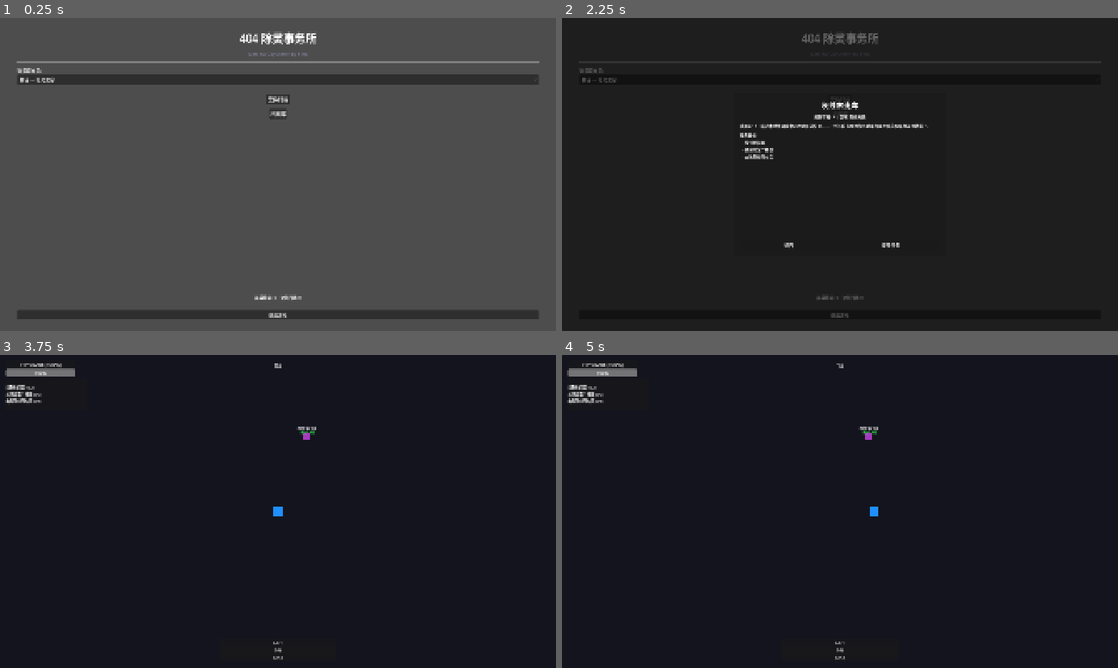
Above: before the commit, frames 1-4 (two rows, left to right).
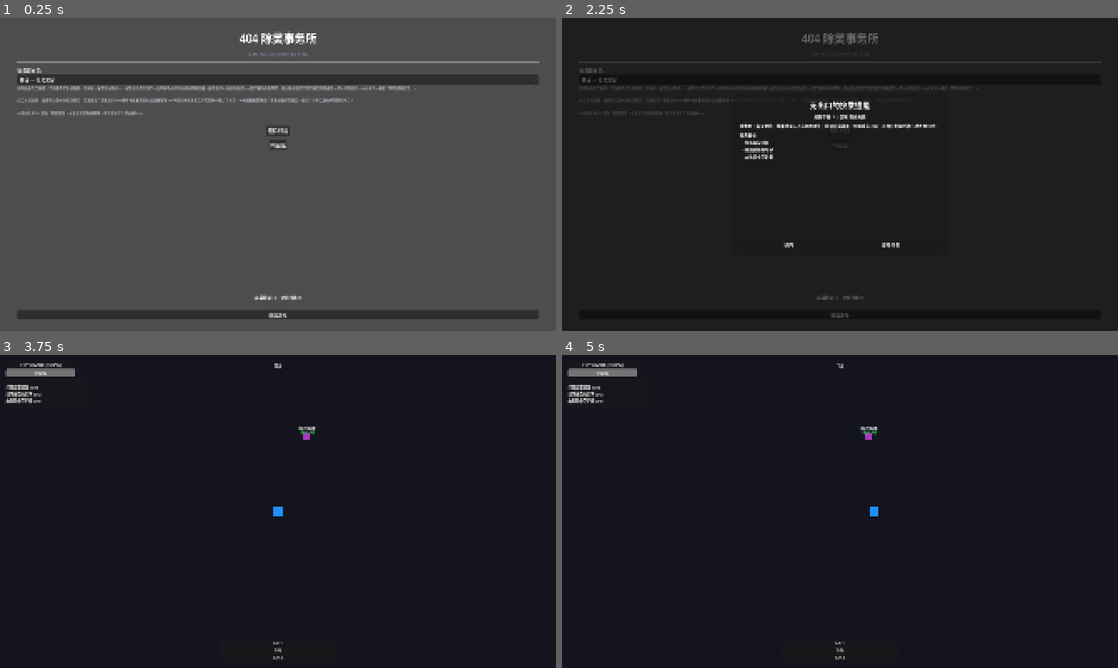
Above: after the commit, the same moments.

Repository: thefoolsparkle-oss/404_exorcism_agency
Game: Godot game, scene res://scenes/office/office_main.tscn
Two runs of this game, one before a commit and one after it. Both use one fixed random seed, a clock stepped at 60 frames per second and the inputs below.
Inputs (mouse positions are in pixels of both pictures, inside the frame that each line leads up to):
- Up to frame 1 (0.25 s): no input
- Up to frame 2 (2.25 s): click "林锦 — 符咒黑客" at 0.5 s; click "案件终端" at 1.25 s; click "档案库" at 2 s
- Up to frame 3 (3.75 s): click "返回" at 2.75 s; click "接受任务" at 3.5 s
- Up to frame 4 (5 s): tap Enter at 4.25 s; move the mouse to (962, 495) at 4.27 s; hold D (move_right) from 4.28 s (still down); hold E (interact) from 4.28 s (still down); click (962, 495) at 4.42 s

The runs differ from the first frame. In frame 1, 1.8% of the frame differs, in the area x 3-75%, y 21-42%; in frame 2, 1.0%; in frame 3, 0.2%; in frame 4, 0.2%.

Commit message:
Phase 5: character backstories — 3 full origin stories shown in office on selection

Diff:
--- a/game/data/characters/characters.json
+++ b/game/data/characters/characters.json
@@ -3,6 +3,7 @@
     "id": "lin_jin", "name_cn": "林锦", "name_en": "Lin Jin",
     "title": "符咒黑客", "color": "dodgerblue",
     "description": "将传统符咒改写为可执行脚本，用电子符纸入侵异常。远程输出，穿透攻击。",
+    "backstory": "前网络安全工程师，专攻嵌入式系统漏洞。三年前，某次渗透测试中，林锦意外连接到了一台不属于任何已知网络的服务器。屏幕上的代码自动重组为一篇完整的道教符咒。这台服务器在完成传输后物理熔毁，但林锦的记忆中从此多了一整套「符咒编程语言」。\n\n此后林锦发现，自己可以用代码驱动符咒，用法器芯片释放法术——将千年道术用现代编译器重写。404事务所在第三次异常事件中找上了林锦：一栋居民楼的智能门锁系统被异常感染，每扇门打开后通往不同的时间点。\n\n林锦加入404，因为「这些异常，本质上就是系统漏洞。我只是换了个平台修bug。」",
     "max_hp": 90, "move_speed": 210.0, "base_damage": 12,
     "attack_interval": 0.45, "attack_range": 540.0, "projectile_speed": 440.0,
     "starter_skill": "red_talisman_pulse",
@@ -12,15 +13,17 @@
     "id": "xu_zhaye", "name_cn": "徐招夜", "name_en": "Xu Zhaoye",
     "title": "民俗调查员", "color": "darkgoldenrod",
     "description": "民俗学研究者，以纸人、铜钱、八卦镜等传统法器应对异常。召唤物主导，高生存。",
+    "backstory": "新沪大学民俗学博士肄业。徐招夜的博士论文课题是《东南沿海地区纸扎工艺在超自然叙事中的功能性分析》——一本正经的学术题目，但在田野调查中，他遇到了无法解释的事。\n\n在福建一个村庄，徐招夜发现当地纸扎师傅的工具在无人操控的情况下自动完成了三件纸人。这些纸人在接下来的三天里分别出现在三名即将死亡的村民家中。徐招夜按照师傅的笔记反向操作，成功召回纸人，救下了第四个人。\n\n回到新沪市后，徐招夜发现城市的异常远比乡村复杂。高楼缝隙里的土地庙、地铁隧道中的镇邪符、被AI篡改的民间咒语数据库——都市传说在钢筋混凝土里变异。404事务所向他提供了唯一的资源：研究经费、实战机会，以及一个答案——为什么这个时代的异常越来越多。",
     "max_hp": 130, "move_speed": 185.0, "base_damage": 9,
     "attack_interval": 0.55, "attack_range": 460.0, "projectile_speed": 370.0,
     "starter_skill": "paper_effigy_decoy",
-    "passive_desc": "召唤物+2上限"
+    "passive_desc": "召唤物上限+2"
   },
   "bai_zhi": {
     "id": "bai_zhi", "name_cn": "白纸", "name_en": "Bai Zhi",
     "title": "半感染特工", "color": "crimson",
     "description": "曾接触未知异常物，身体不可逆变异。高风险高回报，近战吸血。",
+    "backstory": "白纸不记得自己的真名。档案上的名字是404事务所给她起的——因为她被发现时，手中紧握着一张没有任何内容的白纸，纸张材质不属于任何已知的造纸工艺。\n\n404事务所在一次异常事件中发现白纸被困在一栋周期性消失的建筑内。该建筑的消失周期为72小时，白纸在其中度过了至少6个周期——约18天。没有人能解释她如何存活，甚至连她自己也不知道。\n\n她的右眼瞳孔在事件后永久变为纯黑色。这只眼睛能看到「不该存在的东西」——隐藏在正常空间中的异常节点。代价是每次使用后，身体的感染面积会扩大。\n\n白纸留在404，因为「只有在处理异常的时候，我体内的东西才会安静下来。」",
     "max_hp": 110, "move_speed": 195.0, "base_damage": 15,
     "attack_interval": 0.5, "attack_range": 380.0, "projectile_speed": 400.0,
     "starter_skill": "black_iris_gaze",
--- a/game/scenes/office/office_main.tscn
+++ b/game/scenes/office/office_main.tscn
@@ -55,6 +55,14 @@
 
 [node name="char_select" type="OptionButton" parent="CanvasLayer/Margin/MainVBox/CharacterSection"]
 layout_mode = 2
+
+[node name="char_desc" type="Label" parent="CanvasLayer/Margin/MainVBox/CharacterSection"]
+layout_mode = 2
+text = ""
+theme_override_font_sizes/font_size = 12
+autowrap_mode = 3
+custom_minimum_size = Vector2(0, 60)
+theme_override_colors/font_color = Color(0.7, 0.7, 0.75, 1)
 
 [node name="Separator2" type="HSeparator" parent="CanvasLayer/Margin/MainVBox"]
 layout_mode = 2
--- a/game/scripts/office/office_main.gd
+++ b/game/scripts/office/office_main.gd
@@ -5,6 +5,7 @@
 @onready var terminal_button: Button = $CanvasLayer/Margin/MainVBox/terminal_button
 @onready var archive_button: Button = $CanvasLayer/Margin/MainVBox/archive_button
 @onready var char_select: OptionButton = $CanvasLayer/Margin/MainVBox/CharacterSection/char_select
+@onready var char_desc: Label = $CanvasLayer/Margin/MainVBox/CharacterSection/char_desc
 @onready var resources_label: Label = $CanvasLayer/Margin/MainVBox/ResourcesLabel
 @onready var briefing: CanvasLayer = $CanvasLayer/CaseBriefing
 @onready var case_list_ui: Control = $CanvasLayer/CaseListUI
@@ -31,11 +32,14 @@
 		char_select.add_item(label)
 		if char_id == SaveManager.data.selected_character:
 			char_select.select(char_select.item_count - 1)
+			char_desc.text = data.get("backstory", "")
 
 func _on_char_selected(idx: int) -> void:
 	var char_ids: Array = SaveManager.data.unlocked_characters
 	if idx >= 0 and idx < char_ids.size():
 		SaveManager.select_character(char_ids[idx])
+		var data: Dictionary = characters_data.get(char_ids[idx], {})
+		char_desc.text = data.get("backstory", "")
 
 func _open_case_list() -> void:
 	case_list_ui.visible = true
